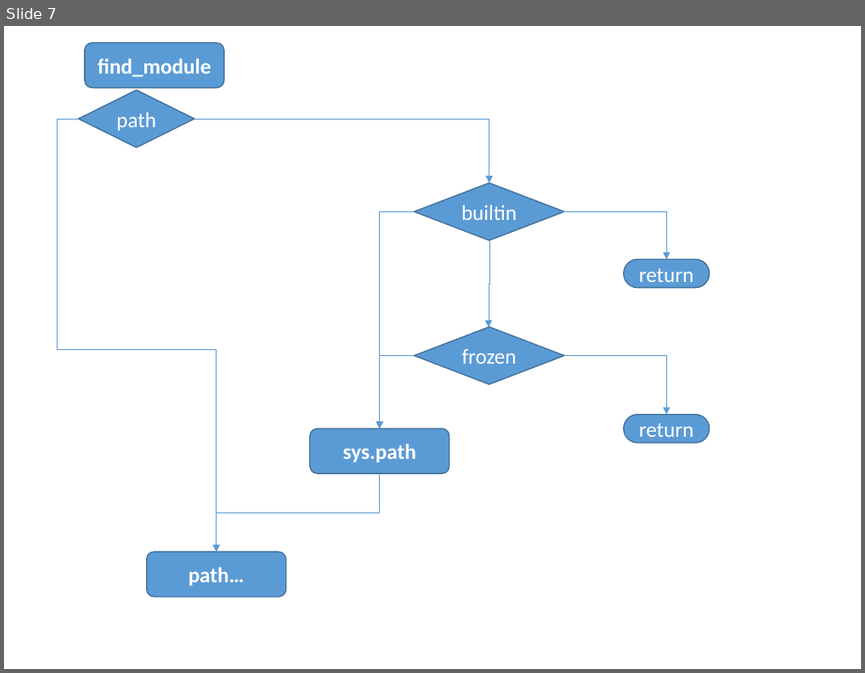
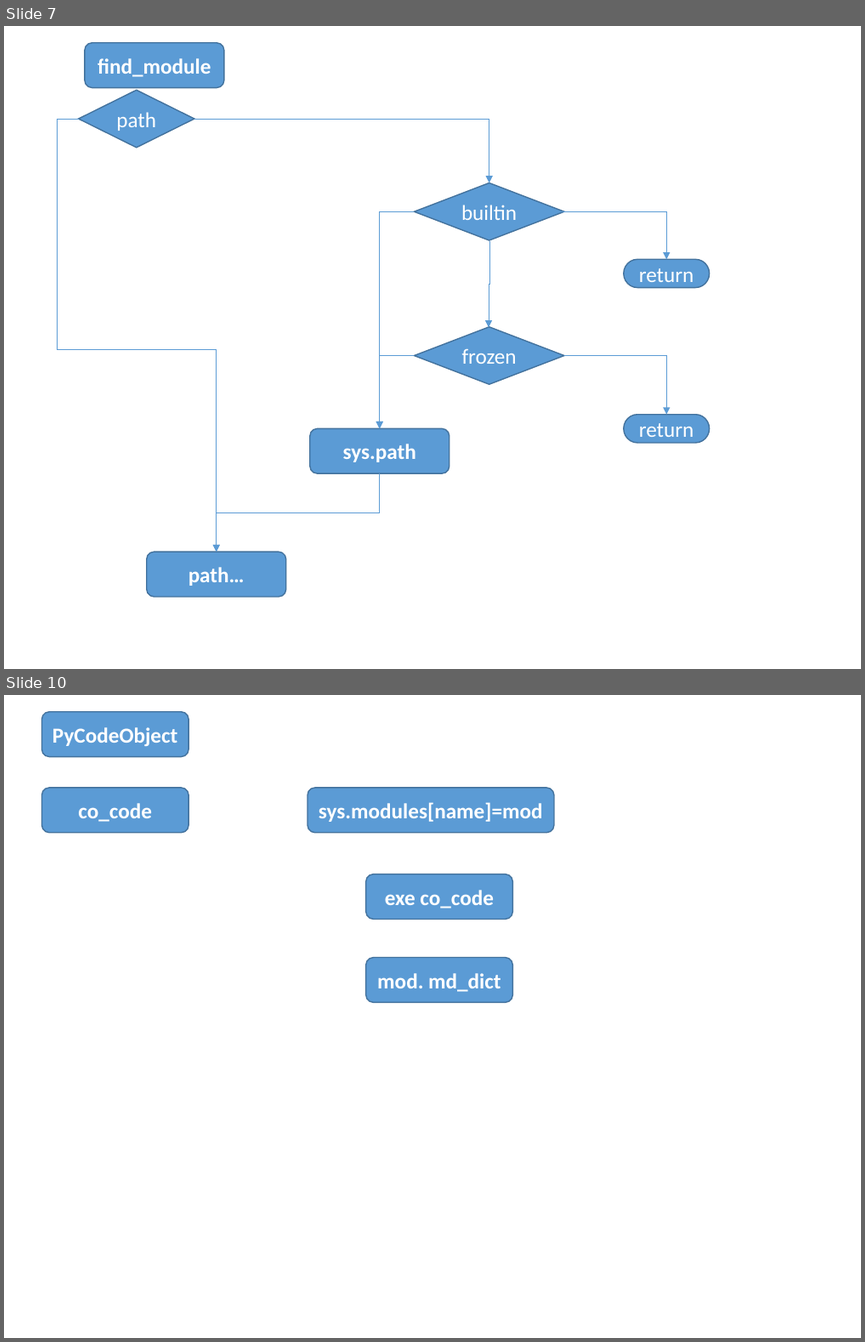
Before and after one commit to menfeng/studynote, a slide deck: python/source code/import/import.pptx. Shown one above the other, each under a label of ours: slide 7 before the commit, slides 7 and 10 after it; the slides between them are not shown. The pictures are 865x673 and 865x1342 pixels, drawn with LibreOffice and Linux fonts; fonts in the diff are those of the drawing. Boxes give left, top, right and bottom in pixels: in the first picture for what was removed or moved away, otherwise in the second. Text is boxed around its words. In the diff, an @@ line names an element or a change of style, - is before the commit and + after.

```diff
--- a/python/source code/import/import.pptx
+++ b/python/source code/import/import.pptx
@@ slide 10 added at (4,695,861,1338), background #FFFFFF @@
@@ rounded rectangle added at (41,712,188,757), fill #5B9BD5, outline #43739E 1 pt, 18 pt, text #FFFFFF, bold @@
+PyCodeObject
@@ rounded rectangle added at (41,788,188,832), fill #5B9BD5, outline #43739E 1 pt, 18 pt, text #FFFFFF, bold @@
+co_code
@@ rounded rectangle added at (307,788,554,832), fill #5B9BD5, outline #43739E 1 pt, 18 pt, text #FFFFFF, bold @@
+sys.modules[name]=mod
@@ rounded rectangle added at (365,874,512,919), fill #5B9BD5, outline #43739E 1 pt, 18 pt, text #FFFFFF, bold @@
+exe co_code
@@ rounded rectangle added at (365,957,512,1002), fill #5B9BD5, outline #43739E 1 pt, 18 pt, text #FFFFFF, bold @@
+mod. md_dict
```
Also in this commit, not shown: 2 slides changed, 7 other slides added, 1 slide removed, 2 other files.
